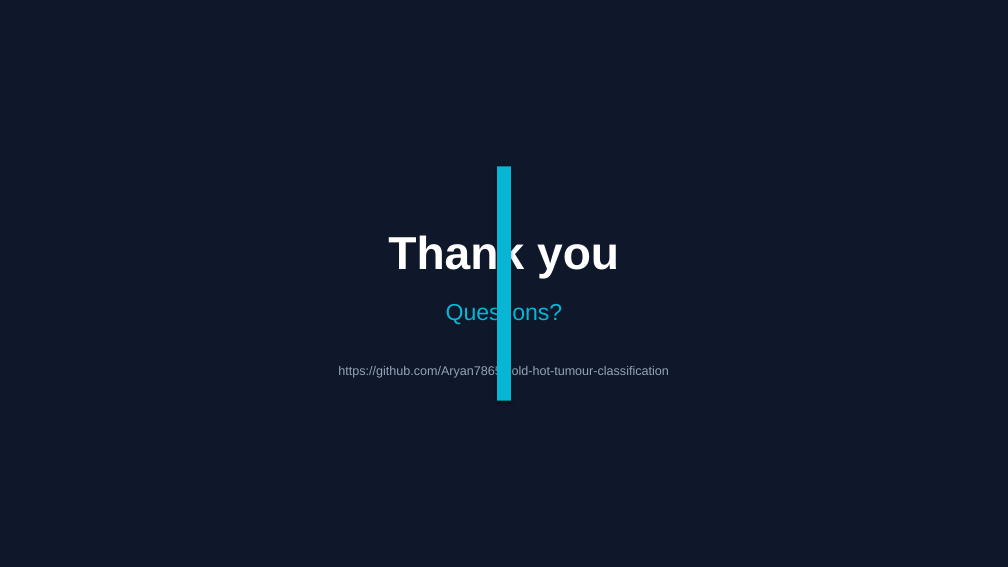
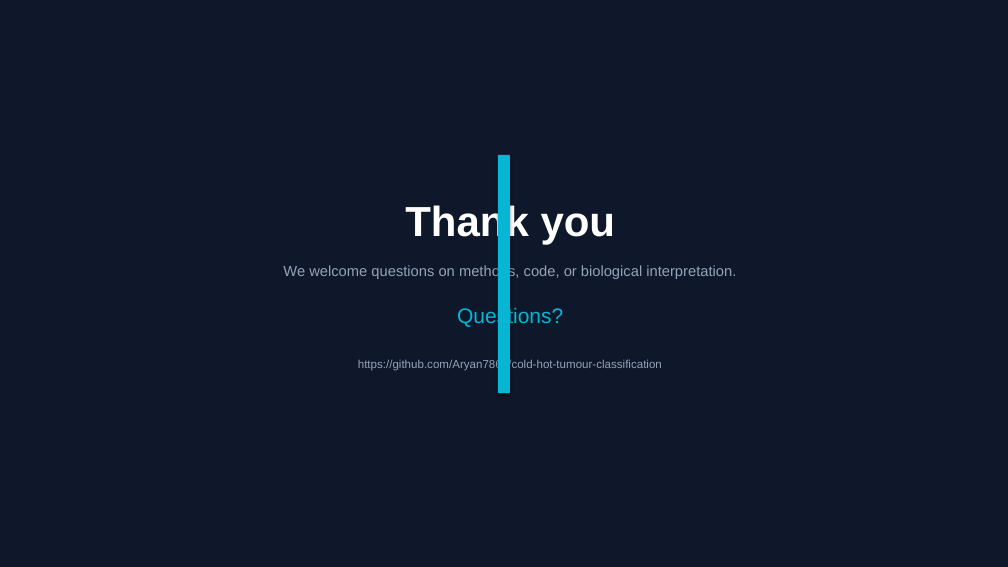
Before and after one commit to Aryan7865/cold-hot-tumour-classification, a slide deck: slide 21 of report/BT3041_Cold_Hot_Tumour_Presentation.pptx (slide 18 before the commit). Drawn at 1008x567 pixels with LibreOffice and Linux fonts; fonts in the diff are those of the drawing. Boxes give left, top, right and bottom in pixels: in the first picture for what was removed or moved away, otherwise in the second. Text is boxed around its words. In the diff, an @@ line names an element or a change of style, - is before the commit and + after.

```diff
--- a/report/BT3041_Cold_Hot_Tumour_Presentation.pptx
+++ b/report/BT3041_Cold_Hot_Tumour_Presentation.pptx
@@ rectangle: place and size @@
-rectangle at bbox=[498, 166, 511, 401]
+rectangle at bbox=[498, 155, 510, 393]
@@ text "Thank you": place and size @@
-text "Thank you" at bbox=[338, 232, 669, 378]
+text "Thank you" at bbox=[283, 203, 736, 372]
@@ text at bbox=[358, 203, 662, 372]: size 44 to 40 pt in "Thank you"; size 22 to 20 pt in "Questions?"; size 12 to 11 pt in "https://github.com/Aryan7865/cold-hot-tumour-classification"; more space between paragraphs; less space between paragraphs @@
@@ text at bbox=[283, 264, 736, 279]: paragraph added @@
+We welcome questions on methods, code, or biological interpretation.
```
Also in this commit, not shown: 6 other slides changed, 14 slides added, 11 slides removed, 2 other files.
